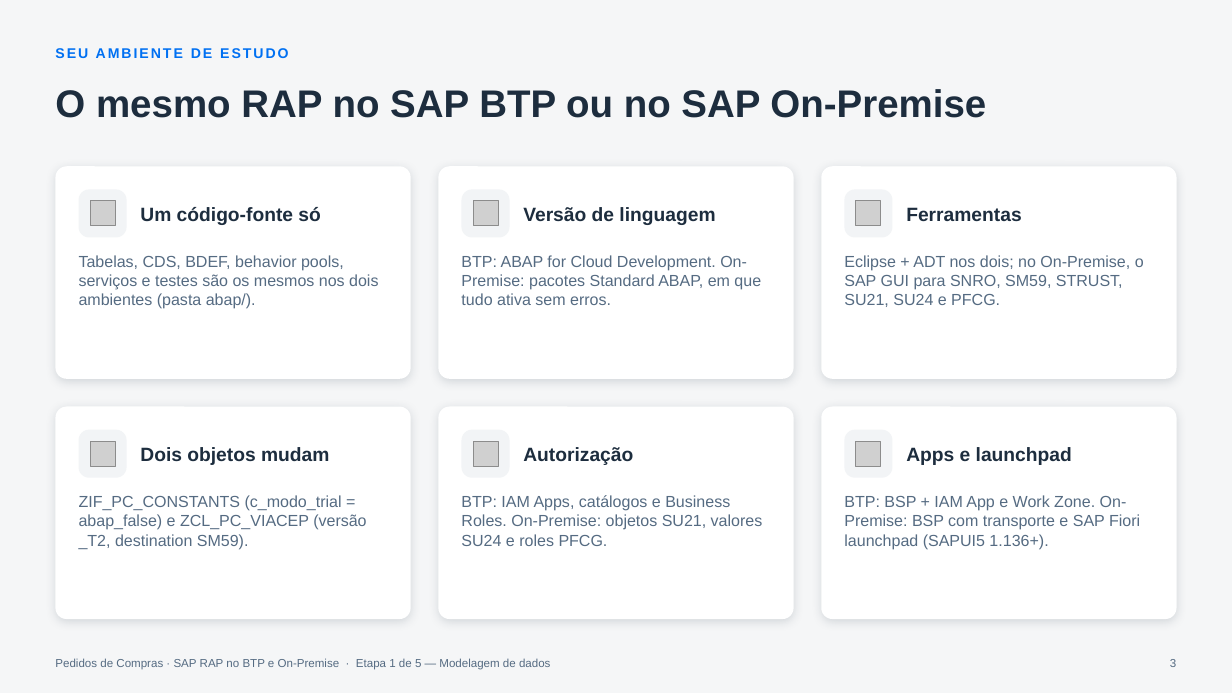
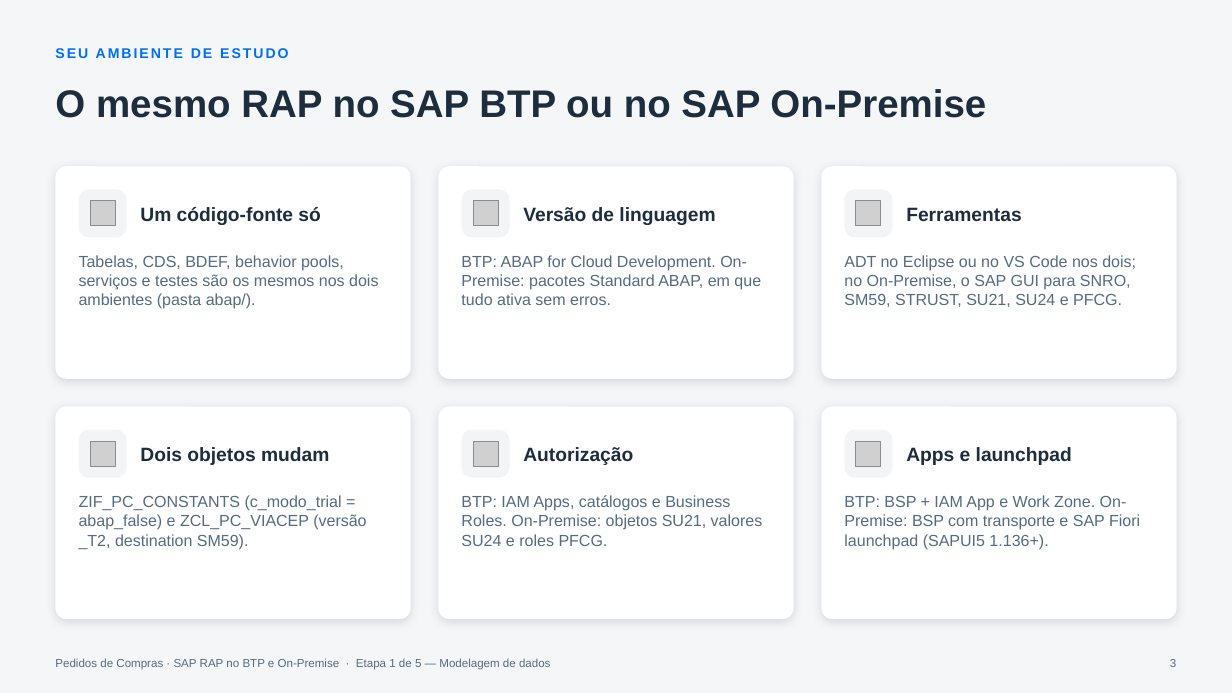
Before and after one commit to AdrianoBispo/sap-abap-rap-pedidos-de-compras-app, a slide deck: slide 3 of docs/apresentacoes/01-modelagem-de-dados.pptx. Drawn at 1232x693 pixels with LibreOffice and Linux fonts; fonts in the diff are those of the drawing; grey boxes stand for pictures. Boxes give left, top, right and bottom in pixels: in the first picture for what was removed or moved away, otherwise in the second. Text is boxed around its words. In the diff, an @@ line names an element or a change of style, - is before the commit and + after.

```diff
--- a/docs/apresentacoes/01-modelagem-de-dados.pptx
+++ b/docs/apresentacoes/01-modelagem-de-dados.pptx
@@ text at <box>844,255,1136,307</box>: text changed @@
-Eclipse + ADT nos dois; no On-Premise, o SAP GUI para SNRO, SM59, STRUST, SU21, SU24 e PFCG.
+ADT no Eclipse ou no VS Code nos dois; no On-Premise, o SAP GUI para SNRO, SM59, STRUST, SU21, SU24 e PFCG.
```
Also in this commit, not shown: 4 other files.
